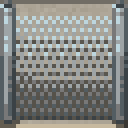
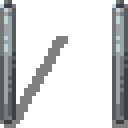
The second (128, 128) image is a revision of the first. Changes to its layers:
added layer "clfence copy" above "clfence" over [0, 0, 128, 124]
hid "clfence", painted on it over [0, 0, 128, 124]
added layer "shadow copy #1" (50%) above "shadow copy" over [0, 36, 128, 128]
hid "shadow", painted on it over [0, 20, 128, 128]
hid "Pasted Layer #1" over [0, 0, 128, 128]
hid "Pasted Layer" over [0, 0, 128, 128]
